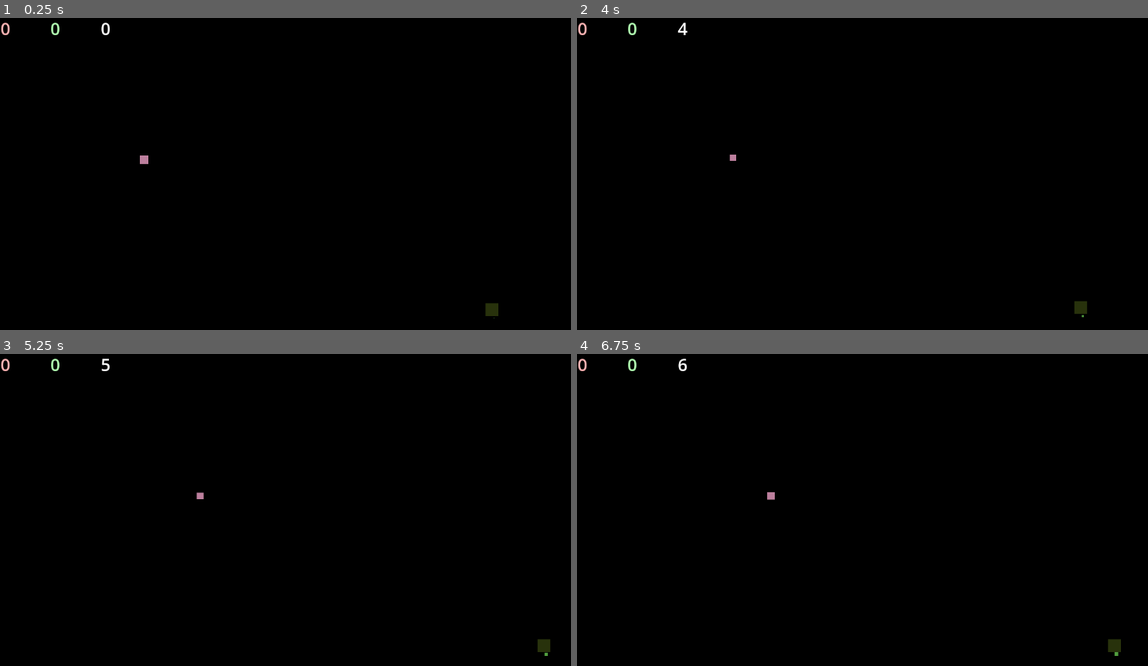
Above: before the commit, frames 1-4 (two rows, left to right).
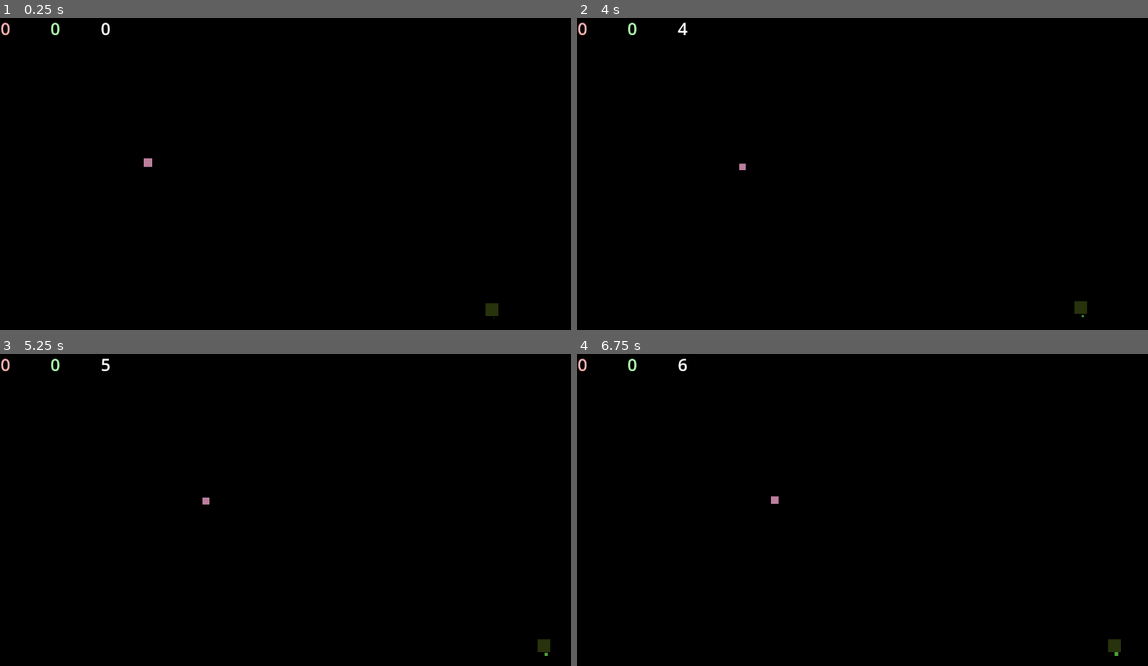
Above: after the commit, the same moments.

Repository: DiegoGrazioli/Project-Ecosystem
Game: Godot game, scene res://scenes/world.tscn
The game is run twice, just before and just after one commit, with the same random seed, the same clock (stepped at 60 frames per second) and the same inputs.
Inputs (mouse positions are in pixels of both pictures, inside the frame that each line leads up to):
- Up to frame 1 (0.25 s): no input
- Up to frame 2 (4 s): tap Enter at 0.5, 3.5 s; move the mouse to (719, 158) at 0.52 s; hold D (destra) 0.53-1.28 s; tap Mouse wheel down (Dezoom) at 0.6 s; move the mouse to (759, 208) at 1.27 s; hold A (sinistra) 1.28-2.03 s; tap Mouse wheel up (Zoom) at 1.35 s; move the mouse to (948, 114) at 2.02 s; hold D (destra) 2.03-2.78 s; tap Q (decelera) at 2.1 s; tap Space at 2.75 s; move the mouse to (856, 258) at 2.77 s; hold E (accelera) 2.78-3.53 s; tap S (giù) at 2.85 s; move the mouse to (1068, 242) at 3.52 s; hold A (sinistra) from 3.53 s (still down); tap Left (rallenta tempo) at 3.6 s
- Up to frame 3 (5.25 s): keep holding A (sinistra); move the mouse to (125, 472) at 4.27 s; tap W (su) at 4.35 s; move the mouse to (336, 525) at 5.02 s; tap Right (velocizza tempo) at 5.1 s
- Up to frame 4 (6.75 s): move the mouse to (793, 438) at 5.77 s; release A (sinistra) at 5.78 s; hold D (destra) 5.78-6.53 s; tap Mouse wheel down (Dezoom) at 5.85 s; move the mouse to (1022, 510) at 6.52 s; hold E (accelera) from 6.53 s (still down); tap Mouse wheel up (Zoom) at 6.6 s

The runs differ from the first frame. In frame 1, less than 0.1% of the frame differs, in the area x 24-27%, y 44-48%; in frame 2, less than 0.1%; in frame 3, less than 0.1%, in the area x 34-37%, y 44-49%; in frame 4, less than 0.1%.

Commit message:
Fix simulation optimization and eating function. Add erbide death

Diff:
--- a/codes/erbide.gd
+++ b/codes/erbide.gd
@@ -1,19 +1,22 @@
 class_name creature extends CharacterBody2D
 
+@export var existence = true
 
-@export var existence = true
+signal death
 
 #statistiche:
 var specie = "Erbide"
 var dieta = "Erbivoro"
 var age = [0, 0, 0] #vita media: 1 ciclo, smette di crescere a 5 minuti = fertilità
 var hunger = 10
+var hunger_limit = 5
 var life = 100
 var pos = Vector2(position.x, position.y)
-var speed = 500
+var speed = 0.1
 
 var hungry = false
 var secs = false #chi sa, sa
+var dead = false
 
 var vegetables_in_area = []
 
@@ -26,6 +29,24 @@
 # Called every frame. 'delta' is the elapsed time since the previous frame.
 func _process(delta: float) -> void:
 	$Timer.wait_time = Globals.wait_time
+	$MoveStatus.wait_time = Globals.wait_time * 2
+
+	#raggio di ricerca
+	if hungry:
+		if $Area2D/CollisionShape2D.shape.radius < 550:
+			$Area2D/CollisionShape2D.shape.radius += 5
+		else:
+			$Area2D/CollisionShape2D.shape.radius = 1
+
+	#movimento
+	var movement
+	if vegetables_in_area.size() != 0 and hungry:
+		movement = Vector2(vegetables_in_area[0].position.x, vegetables_in_area[0].position.y).normalized()
+		velocity = movement * speed * 5
+	elif vegetables_in_area.size() == 0 and hungry:
+		movement = Vector2(0, 0)
+		velocity = movement * speed
+	move_and_collide(velocity)
 
 
 func _on_timer_timeout() -> void:
@@ -37,6 +58,12 @@
 		if age[1] == 10:
 			age[1] = 0
 			age[0] += 1
+
+	if age[0] > 0 and randi_range(0, 1) == 0:
+		dead = true
+
+	if dead:
+		$AnimationPlayer.play()
 
 	#aggiorna info
 	$Info/Control/VBoxContainer/EtaContainer/EtaFill.text = str(age[0]) + ", " + str(age[1]) + ", " + str(age[2])
@@ -50,34 +77,18 @@
 		$Skin.scale.x = mod * 4
 		$Skin.scale.y = mod * 4
 
-	#movimento
-	var movement
-	if !hungry and !secs:
-		if randi_range(0, 1) == 0:
-			movement = Vector2(0, 0)
-		else:
-			movement = Vector2(randi_range(-1, 1), randi_range(-1, 1))
-		velocity = movement * speed
-
-	if vegetables_in_area.size() != 0 and hungry:
-		movement = Vector2(vegetables_in_area[0].position.x, vegetables_in_area[0].position.y).normalized()
-		velocity = movement * speed
-	elif vegetables_in_area.size() == 0 and hungry:
-		movement = Vector2(0, 0)
-		velocity = movement * speed
-	move_and_slide()
-
-	print(vegetables_in_area.size())
-
 	#decadimento della fame
-	if hunger < 3:
+	if hunger < hunger_limit:
 		hungry = true
 
 
+	#perde vita
 	if randi_range(0, 1) == 0 and hunger > 0:
 		hunger -= 0.5
-		if hunger < 1:
-			life -= 1
+	if hunger < 1:
+		life -= 1
+		if life <= 0:
+			dead = true
 
 
 func _on_hover_mouse_entered() -> void:
@@ -89,19 +100,45 @@
 
 
 func _on_area_2d_body_entered(body: Node2D) -> void:
-	if body is pianta:
+	if body is foglia:
 		vegetables_in_area.append(body)
+		print(vegetables_in_area.size())
+		print(velocity)
 
 
 func _on_area_2d_body_exited(body: Node2D) -> void:
 	if body is foglia:
-		vegetables_in_area.erase(body)
+		vegetables_in_area.pop_front()
 
 
 func _on_eat_area_body_entered(body: Node2D) -> void:
-	if body is foglia and hunger < 3 and $EatArea/Cooldown.is_stopped():
-		vegetables_in_area.erase(body)
+	if body is foglia and hunger < hunger_limit and $EatArea/Cooldown.is_stopped():
+		vegetables_in_area.pop_front()
+		$EatArea/Cooldown.start()
 		body.queue_free()
-		$EatArea/Cooldown.start()
+		$EatArea/CollisionShape2D.disabled = true
 		hunger += 5
 		hungry = false
+		$MoveStatus.start()
+
+
+func _on_cooldown_timeout() -> void:
+	$EatArea/CollisionShape2D.disabled = false
+
+
+func _on_move_status_timeout() -> void:
+	if hunger < hunger_limit:
+		$MoveStatus.stop()
+	else:
+		var movement
+		if !hungry and !secs:
+			if randi_range(0, 1) == 0:
+				movement = Vector2(0, 0)
+			else:
+				movement = Vector2(randi_range(-1, 1), randi_range(-1, 1))
+			velocity = movement * speed
+
+
+func _on_animation_player_animation_finished(anim_name: StringName) -> void:
+	emit_signal("death")
+	queue_free()
--- a/codes/world.gd
+++ b/codes/world.gd
@@ -48,3 +48,8 @@
 		if Globals.world_minutes == 10:
 			Globals.world_minutes = 0
 			Globals.world_cycles += 1
+
+
+func _on_erbide_death() -> void:
+	if randi_range(0, 1) == 0:
+		pass #crea fungo
--- a/scenes/erbide.tscn
+++ b/scenes/erbide.tscn
@@ -10,7 +10,7 @@
 size = Vector2(16.2683, 16.0181)
 
 [sub_resource type="CircleShape2D" id="CircleShape2D_3atj1"]
-radius = 364.265
+radius = 353.524
 
 [sub_resource type="CircleShape2D" id="CircleShape2D_jrm58"]
 radius = 81.8126
@@ -152,7 +152,10 @@
 debug_color = Color(0.805798, 0.00234493, 0.994998, 0.42)
 
 [node name="Cooldown" type="Timer" parent="EatArea"]
-wait_time = 4.0
+
+[node name="MoveStatus" type="Timer" parent="."]
+wait_time = 2.0
+autostart = true
 
 [connection signal="mouse_entered" from="Hover" to="." method="_on_hover_mouse_entered"]
 [connection signal="mouse_exited" from="Hover" to="." method="_on_hover_mouse_exited"]
@@ -160,3 +163,5 @@
 [connection signal="body_entered" from="Area2D" to="." method="_on_area_2d_body_entered"]
 [connection signal="body_exited" from="Area2D" to="." method="_on_area_2d_body_exited"]
 [connection signal="body_entered" from="EatArea" to="." method="_on_eat_area_body_entered"]
+[connection signal="timeout" from="EatArea/Cooldown" to="." method="_on_cooldown_timeout"]
+[connection signal="timeout" from="MoveStatus" to="." method="_on_move_status_timeout"]
--- a/scenes/foglia_solaria.gd
+++ b/scenes/foglia_solaria.gd
@@ -17,6 +17,9 @@
 # Called every frame. 'delta' is the elapsed time since the previous frame.
 func _process(delta: float) -> void:
 	$Timer.wait_time = Globals.wait_time
+	if !fertility and !growth:
+		$Timer.stop()
+		$CollisionShape2D.disabled = true
 
 
 func _on_timer_timeout() -> void:
@@ -29,18 +32,14 @@
 		growth = false
 		fertility = true
 
-	if randi_range(0, 24 + leaves * 2) == 0 and fertility:
+	if randi_range(0, 32 + leaves * 2) == 0 and fertility:
 		var foglia = foglia_solaria.instantiate()
-		# destra o sinistra? x
 
 		var foglia_pos = Vector2(randi_range(predisposition.x - 6, predisposition.x + 6), randi_range(predisposition.y - 6, predisposition.y + 6))
 
 		foglia.position = foglia_pos
 		foglia.predisposition = foglia_pos
-		if randi_range(0, 4) == 0:
-			foglia.growth = false
-		else:
-			$Leaves.add_child(foglia)
+		$Leaves.add_child(foglia)
 		leaves += 1
 
 		if randi_range(0, 8) != 0:
--- a/scenes/world.tscn
+++ b/scenes/world.tscn
@@ -7,6 +7,7 @@
 [ext_resource type="PackedScene" uid="uid://daoryq86wit4j" path="res://scenes/solaria.tscn" id="5_wjah2"]
 
 [node name="World" type="Node2D"]
+position = Vector2(-1, 0)
 script = ExtResource("1_y73rv")
 
 [node name="Sprite2D" type="Sprite2D" parent="."]
@@ -41,10 +42,11 @@
 autostart = true
 
 [node name="Erbide" parent="." instance=ExtResource("4_4r32y")]
-position = Vector2(10189, 5184)
+position = Vector2(10196, 5189)
 
 [node name="Solaria" parent="." instance=ExtResource("5_wjah2")]
 position = Vector2(10847, 5470)
 
 [connection signal="timeout" from="Timer" to="." method="_on_timer_timeout"]
 [connection signal="timeout" from="Timer" to="Camera2D/UI" method="_on_timer_timeout"]
+[connection signal="death" from="Erbide" to="." method="_on_erbide_death"]
